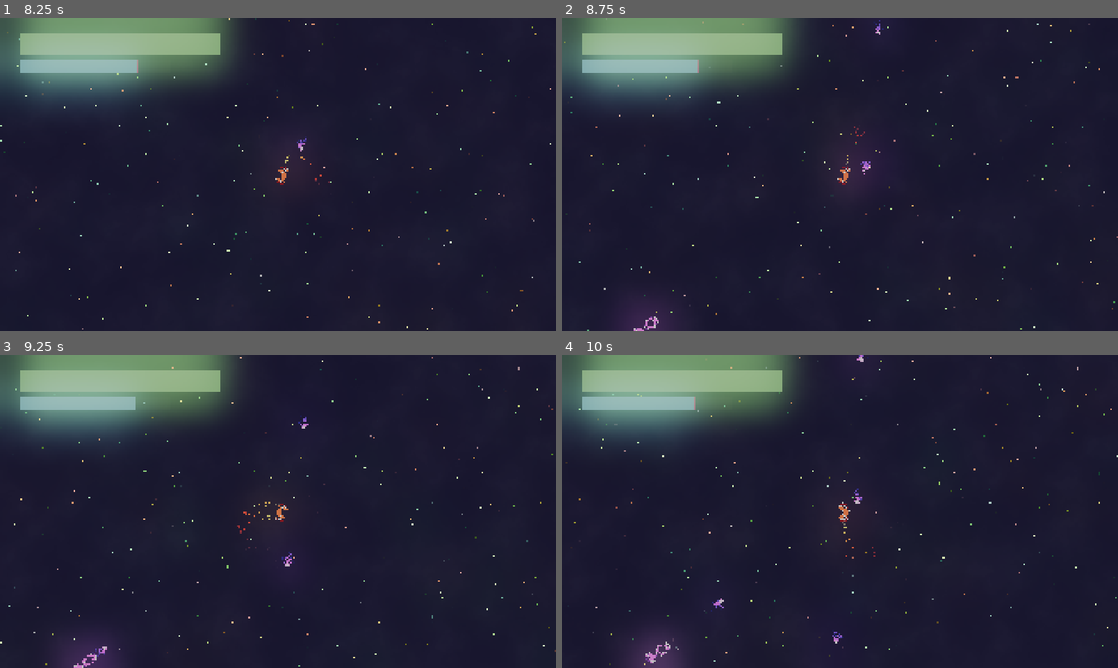
Above: before the commit, frames 1-4 (two rows, left to right).
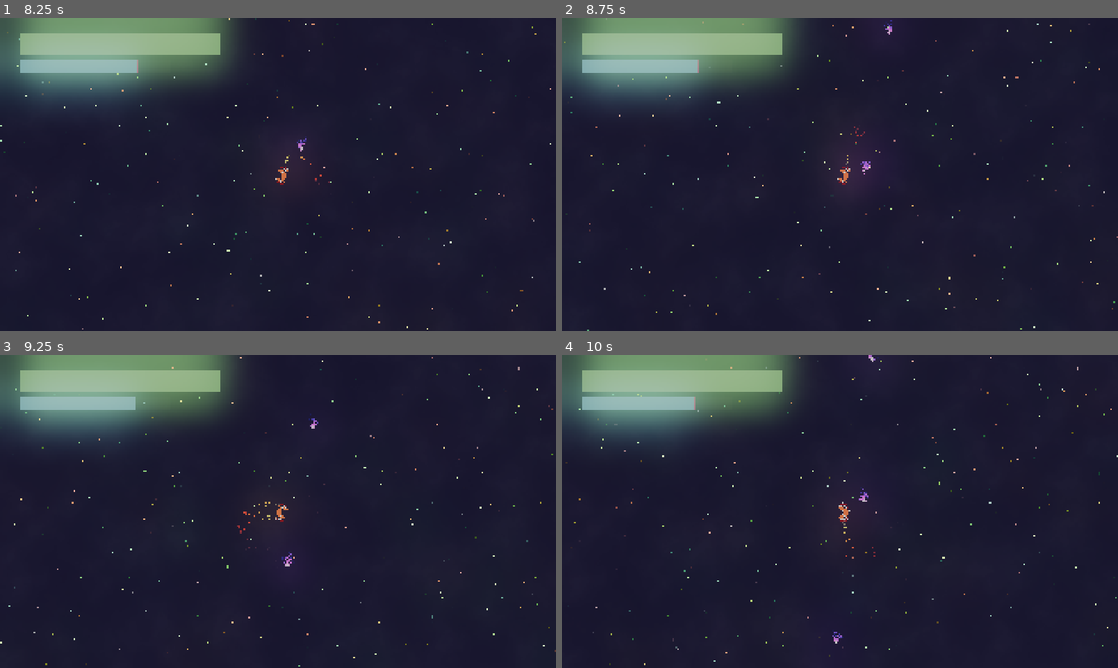
Above: after the commit, the same moments.

Repository: Lunix-420/OrbitOfPain
Game: Godot game, scene res://scenes/world/World.tscn
Same seed, same stepped clock (60 frames per second), same inputs: the game is played once before the commit and once after it. Sound files missing from this copy of the repository are replaced by a short silence.
Inputs (mouse positions are in pixels of both pictures, inside the frame that each line leads up to):
- Up to frame 1 (8.25 s): click "START" at 0.5 s; tap Enter (action_start_next_wave) at 1.25, 2.85, 7.35 s; move the mouse to (250, 237) at 1.27 s; hold Ctrl (action_shield) 1.28-2.03 s; hold W (move_forward) 1.28-2.78 s; move the mouse to (444, 221) at 2.02 s; tap Space (action_shoot) at 2.1, 6.6 s; move the mouse to (111, 127) at 2.77 s; hold A (move_left) 2.78-4.28 s; move the mouse to (305, 174) at 3.52 s; tap Shift (action_teleport) at 3.6, 8.1 s; move the mouse to (194, 96) at 4.27 s; hold S (move_backwards) 4.28-5.03 s; hold E (move_turn_ccw) 4.28-5.03 s; move the mouse to (400, 158) at 5.02 s; hold D (move_right) 5.03-5.78 s; tap Q (move_turn_cw) at 5.1 s; move the mouse to (166, 190) at 5.77 s; hold W (move_forward) 5.78-6.53 s; hold Ctrl (action_shield) 5.78-6.53 s; move the mouse to (333, 105) at 6.52 s; hold D (move_right) from 6.53 s (still down); move the mouse to (250, 237) at 7.27 s; move the mouse to (444, 221) at 8.02 s
- Up to frame 2 (8.75 s): keep holding D (move_right)
- Up to frame 3 (9.25 s): move the mouse to (111, 464) at 8.77 s; release D (move_right) at 8.78 s; hold S (move_backwards) from 8.78 s (still down); hold E (move_turn_ccw) from 8.78 s (still down)
- Up to frame 4 (10 s): move the mouse to (867, 511) at 9.52 s; release S (move_backwards) at 9.53 s; release E (move_turn_ccw) at 9.53 s; hold A (move_left) from 9.53 s (still down); tap Q (move_turn_cw) at 9.6 s

Frame 1 is identical in both runs. In frame 2, 0.4% of the frame differs, in the area x 11-60%, y 0-100%; in frame 3, 0.7%; in frame 4, 0.9%, in the area x 12-57%, y 0-100%.

Commit message:
feat: Final rebalancing

Diff:
--- a/scripts/spawner.gd
+++ b/scripts/spawner.gd
@@ -38,19 +38,19 @@
 				]
 			},
 			{
-				"spawn_delay": 5.0,
+				"spawn_delay": 8.0,
 				"enemies": [
 					{ "scene": chaser_scene, "count": 2 }
 				]
 			},
 			{
-				"spawn_delay": 7.0,
+				"spawn_delay": 12.0,
 				"enemies": [
 					{ "scene": chaser_scene, "count": 2 }
 				]
 			},
 			{
-				"spawn_delay": 8.0,
+				"spawn_delay": 15.0,
 				"enemies": [
 					{ "scene": chaser_scene, "count": 3 }
 				]
@@ -67,126 +67,125 @@
 				]
 			},
 			{
-				"spawn_delay": 10.0,
-				"enemies": [
+				"spawn_delay": 20.0,
+				"enemies": [
+					{ "scene": chaser_scene, "count": 4 }
+				]
+			},
+			{
+				"spawn_delay": 25.0,
+				"enemies": [
+					{ "scene": chaser_scene, "count": 3 },
+					{ "scene": spiral_scene, "count": 2 }
+				]
+			}
+		]
+	},
+	{
+		# Wave 3 - Waves
+		"subwaves": [
+			{
+				"spawn_delay": 0.0,
+				"enemies": [
+					{ "scene": wave_scene, "count": 2 }
+				]
+			},
+			{
+				"spawn_delay": 20.0,
+				"enemies": [
+					{ "scene": chaser_scene, "count": 6 },
+				]
+			},
+			{
+				"spawn_delay": 20.0,
+				"enemies": [
+					{ "scene": spiral_scene, "count": 2 },
+					{ "scene": wave_scene, "count": 2 }
+				]
+			},
+			{
+				"spawn_delay": 35.0,
+				"enemies": [
+					{ "scene": chaser_scene, "count": 3 },
+					{ "scene": spiral_scene, "count": 2 },
+					{ "scene": wave_scene, "count": 2 }
+				]
+			}
+		]
+	},
+	{
+		# Wave 4 - Cruisers
+		"subwaves": [
+			{
+				"spawn_delay": 0.0,
+				"enemies": [
+					{ "scene": cruiser_scene, "count": 3 }
+				]
+			},
+			{
+				"spawn_delay": 30.0,
+				"enemies": [
+					{ "scene": cruiser_scene, "count": 2 },
 					{ "scene": chaser_scene, "count": 5 }
 				]
 			},
 			{
-				"spawn_delay": 15.0,
-				"enemies": [
-					{ "scene": chaser_scene, "count": 3 },
-					{ "scene": spiral_scene, "count": 3 }
-				]
-			}
-		]
-	},
-	{
-		# Wave 3 - Waves
-		"subwaves": [
-			{
-				"spawn_delay": 0.0,
-				"enemies": [
-					{ "scene": wave_scene, "count": 3 }
-				]
-			},
-			{
-				"spawn_delay": 15.0,
-				"enemies": [
+				"spawn_delay": 30.0,
+				"enemies": [
+					{ "scene": cruiser_scene, "count": 2 },
+					{ "scene": spiral_scene, "count": 2 },
+				]
+			},
+			{
+				"spawn_delay": 30.0,
+				"enemies": [
+					{ "scene": cruiser_scene, "count": 2 },
+					{ "scene": wave_scene, "count": 2 }
+				]
+			},
+			{
+				"spawn_delay": 40.0,
+				"enemies": [
+					{ "scene": cruiser_scene, "count": 2 },
+					{ "scene": spiral_scene, "count": 2 },
+					{ "scene": wave_scene, "count": 2 }
+				]
+			}
+		]
+	},
+	{
+		# Wave 5 - Hardcore
+		"subwaves": [
+			{
+				"spawn_delay": 0.0,
+				"enemies": [
+					{ "scene": chaser_scene, "count": 20 }
+				]
+			},
+			{
+				"spawn_delay": 40.0,
+				"enemies": [
+					{ "scene": spiral_scene, "count": 4 },
+					{ "scene": wave_scene, "count": 4 }
+				]
+			},
+			{
+				"spawn_delay": 40.0,
+				"enemies": [
+					{ "scene": cruiser_scene, "count": 3 },
 					{ "scene": chaser_scene, "count": 5 },
-					{ "scene": wave_scene, "count": 3 }
-				]
-			},
-			{
-				"spawn_delay": 20.0,
-				"enemies": [
+				]
+			},
+			{
+				"spawn_delay": 40.0,
+				"enemies": [
+					{ "scene": cruiser_scene, "count": 2 },
 					{ "scene": spiral_scene, "count": 3 },
 					{ "scene": wave_scene, "count": 3 }
 				]
 			},
 			{
-				"spawn_delay": 25.0,
-				"enemies": [
-					{ "scene": chaser_scene, "count": 5 },
-					{ "scene": spiral_scene, "count": 2 },
-					{ "scene": wave_scene, "count": 2 }
-				]
-			}
-		]
-	},
-	{
-		# Wave 4 - Cruisers
-		"subwaves": [
-			{
-				"spawn_delay": 0.0,
-				"enemies": [
-					{ "scene": cruiser_scene, "count": 4 }
-				]
-			},
-			{
-				"spawn_delay": 20.0,
-				"enemies": [
-					{ "scene": cruiser_scene, "count": 2 },
-					{ "scene": chaser_scene, "count": 8 }
-				]
-			},
-			{
-				"spawn_delay": 20.0,
-				"enemies": [
-					{ "scene": cruiser_scene, "count": 2 },
-					{ "scene": spiral_scene, "count": 5 },
-				]
-			},
-			{
-				"spawn_delay": 20.0,
-				"enemies": [
-					{ "scene": cruiser_scene, "count": 2 },
-					{ "scene": wave_scene, "count": 5 }
-				]
-			},
-			{
-				"spawn_delay": 30.0,
-				"enemies": [
-					{ "scene": cruiser_scene, "count": 2 },
-					{ "scene": spiral_scene, "count": 4 },
-					{ "scene": wave_scene, "count": 4 }
-				]
-			}
-		]
-	},
-	{
-		# Wave 5 - Hardcore
-		"subwaves": [
-			{
-				"spawn_delay": 0.0,
-				"enemies": [
-					{ "scene": chaser_scene, "count": 20 }
-				]
-			},
-			{
-				"spawn_delay": 20.0,
-				"enemies": [
-					{ "scene": spiral_scene, "count": 8 },
-					{ "scene": wave_scene, "count": 8 }
-				]
-			},
-			{
-				"spawn_delay": 25.0,
-				"enemies": [
-					{ "scene": cruiser_scene, "count": 4 },
-					{ "scene": chaser_scene, "count": 5 },
-				]
-			},
-			{
-				"spawn_delay": 20.0,
-				"enemies": [
-					{ "scene": cruiser_scene, "count": 2 },
-					{ "scene": spiral_scene, "count": 5 },
-					{ "scene": wave_scene, "count": 5 }
-				]
-			},
-			{
-				"spawn_delay": 25.0,
+				"spawn_delay": 40.0,
 				"enemies": [
 					{ "scene": cruiser_scene, "count": 2 },
 					{ "scene": spiral_scene, "count": 3 },
